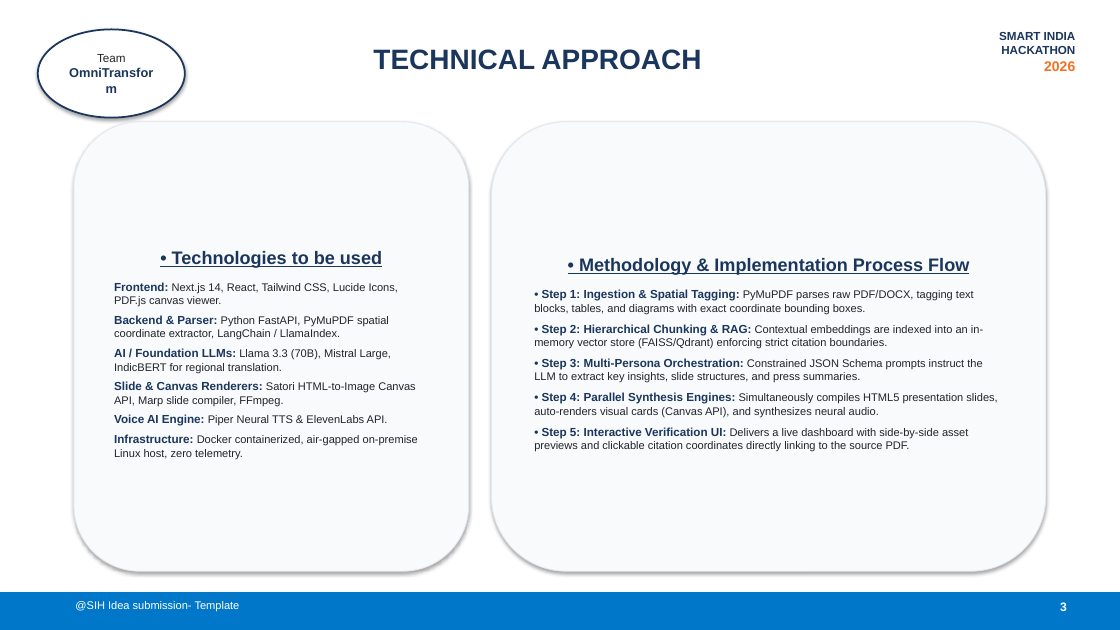
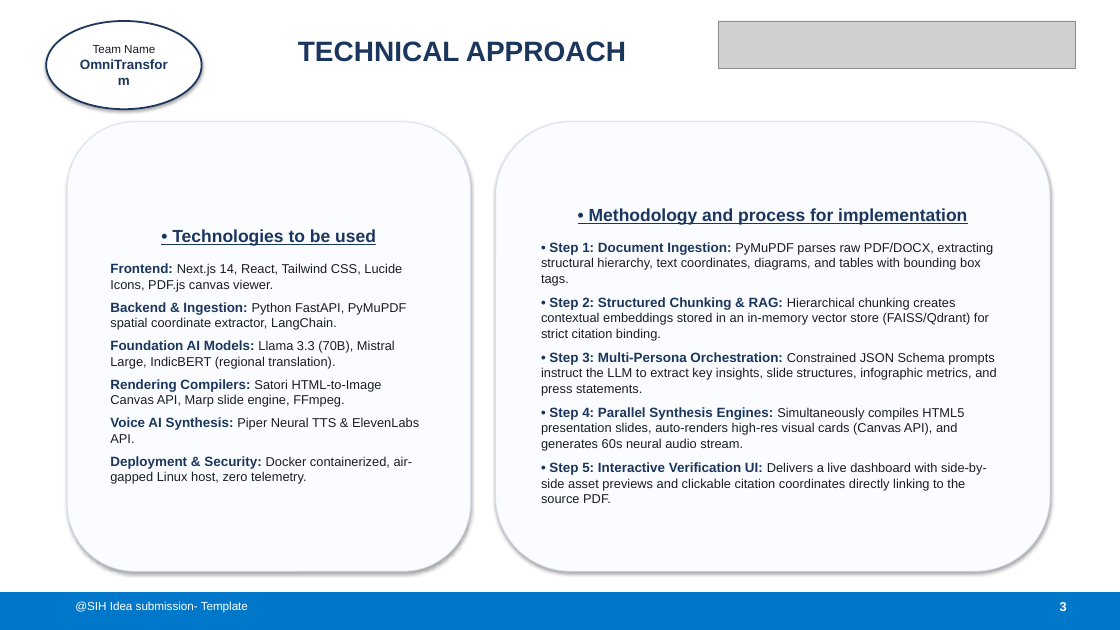
Before and after one commit to hrlpavan/sih-2026-media-problem-statements, a slide deck: slide 3 of SIH2026_Idea_Presentation_PS26154.pptx. Drawn at 1120x630 pixels with LibreOffice and Linux fonts; fonts in the diff are those of the drawing; grey boxes stand for pictures. Boxes give left, top, right and bottom in pixels: in the first picture for what was removed or moved away, otherwise in the second. Text is boxed around its words. In the diff, an @@ line names an element or a change of style, - is before the commit and + after.

Commit message:
Update official SIH 2026 presentation with official banner image, large readable typography, and strict zero-emoji formatting

```diff
--- a/SIH2026_Idea_Presentation_PS26154.pptx
+++ b/SIH2026_Idea_Presentation_PS26154.pptx
@@ ellipse "Team Name" resized from (x1=38, y1=29, x2=185, y2=118) to (x1=46, y1=21, x2=202, y2=109) @@
@@ ellipse "Team Name" at (x1=46, y1=21, x2=202, y2=109): size 11 to 11.5 pt in "OmniTransform" @@
@@ text "TECHNICAL APPROACH" moved from (x1=373, y1=49, x2=701, y2=70) to (x1=298, y1=41, x2=626, y2=62) @@
@@ picture added at (x1=718, y1=21, x2=1075, y2=68) @@
@@ text in ellipse at (x1=93, y1=45, x2=155, y2=53): text changed; text colour #212529 to #191E24 @@
-Team
+Team Name
@@ text removed at (x1=999, y1=32, x2=1076, y2=71) @@
-SMART INDIA
-HACKATHON
-2026
@@ rounded rectangle "• Technologies to be used" resized from (x1=74, y1=122, x2=469, y2=571) to (x1=67, y1=122, x2=471, y2=571) @@
@@ rounded rectangle "• Technologies to be used" at (x1=67, y1=122, x2=471, y2=571): fill #F8FAFC to #FAFCFF; outline #E2E8F0 0.75 pt to #D7E1EE 0.75 pt @@
@@ rounded rectangle "• Methodology and process for ..." at (x1=496, y1=122, x2=1050, y2=571): fill #F8FAFC to #FAFCFF; outline #E2E8F0 0.75 pt to #D7E1EE 0.75 pt @@
@@ rounded rectangle "• Methodology and process for ..." moved from (x1=492, y1=122, x2=1046, y2=571) to (x1=496, y1=122, x2=1050, y2=571) @@
@@ text in rounded rectangle at (x1=541, y1=208, x2=996, y2=451): text changed; size 9.5 to 11 pt; text colour #212529 to #191E24 @@
-• Methodology & Implementation Process Flow
-• Step 1: Ingestion & Spatial Tagging: PyMuPDF parses raw PDF/DOCX, tagging text blocks, tables, and diagrams with exact coordinate bounding boxes.
-• Step 2: Hierarchical Chunking & RAG: Contextual embeddings are indexed into an in-memory vector store (FAISS/Qdrant) enforcing strict citation boundaries.
-• Step 3: Multi-Persona Orchestration: Constrained JSON Schema prompts instruct the LLM to extract key insights, slide structures, and press summaries.
-• Step 4: Parallel Synthesis Engines: Simultaneously compiles HTML5 presentation slides, auto-renders visual cards (Canvas API), and synthesizes neural audio.
+• Methodology and process for implementation
+• Step 1: Document Ingestion: PyMuPDF parses raw PDF/DOCX, extracting structural hierarchy, text coordinates, diagrams, and tables with bounding box tags.
+• Step 2: Structured Chunking & RAG: Hierarchical chunking creates contextual embeddings stored in an in-memory vector store (FAISS/Qdrant) for strict citation binding.
+• Step 3: Multi-Persona Orchestration: Constrained JSON Schema prompts instruct the LLM to extract key insights, slide structures, infographic metrics, and press statements.
+• Step 4: Parallel Synthesis Engines: Simultaneously compiles HTML5 presentation slides, auto-renders high-res visual cards (Canvas API), and generates 60s neural audio stream.
@@ text in rounded rectangle at (x1=110, y1=229, x2=402, y2=292): size 15.5 to 15 pt in "• Technologies to be used"; size 10 to 11.5 pt in "Frontend:"; size 9.5 to 11 pt, text colour #212529 to #191E24 in "Next.js 14, React, Tailwind CSS, Lucide Icons, ..."; more space between paragraphs @@
@@ text in rounded rectangle at (x1=110, y1=302, x2=419, y2=484): text changed; size 9.5 to 11 pt; text colour #212529 to #191E24 @@
-Backend & Parser: Python FastAPI, PyMuPDF spatial coordinate extractor, LangChain / LlamaIndex.
-AI / Foundation LLMs: Llama 3.3 (70B), Mistral Large, IndicBERT for regional translation.
-Slide & Canvas Renderers: Satori HTML-to-Image Canvas API, Marp slide compiler, FFmpeg.
-Voice AI Engine: Piper Neural TTS & ElevenLabs API.
-Infrastructure: Docker containerized, air-gapped on-premise Linux host, zero telemetry.
+Backend & Ingestion: Python FastAPI, PyMuPDF spatial coordinate extractor, LangChain.
+Foundation AI Models: Llama 3.3 (70B), Mistral Large, IndicBERT (regional translation).
+Rendering Compilers: Satori HTML-to-Image Canvas API, Marp slide engine, FFmpeg.
+Voice AI Synthesis: Piper Neural TTS & ElevenLabs API.
+Deployment & Security: Docker containerized, air-gapped Linux host, zero telemetry.
@@ text in rounded rectangle at (x1=541, y1=462, x2=987, y2=503): size 10 to 11.5 pt in "• Step 5: Interactive Verification UI:"; size 9.5 to 11 pt, text colour #212529 to #191E24 in "Delivers a live dashboard with side-by-side asset ..."; more space between paragraphs @@
@@ text "@SIH Idea submission- Template" at (x1=75, y1=601, x2=248, y2=613): size 9.5 to 10 pt @@
```
Also in this commit, not shown: 5 other slides changed, 2 other files.
